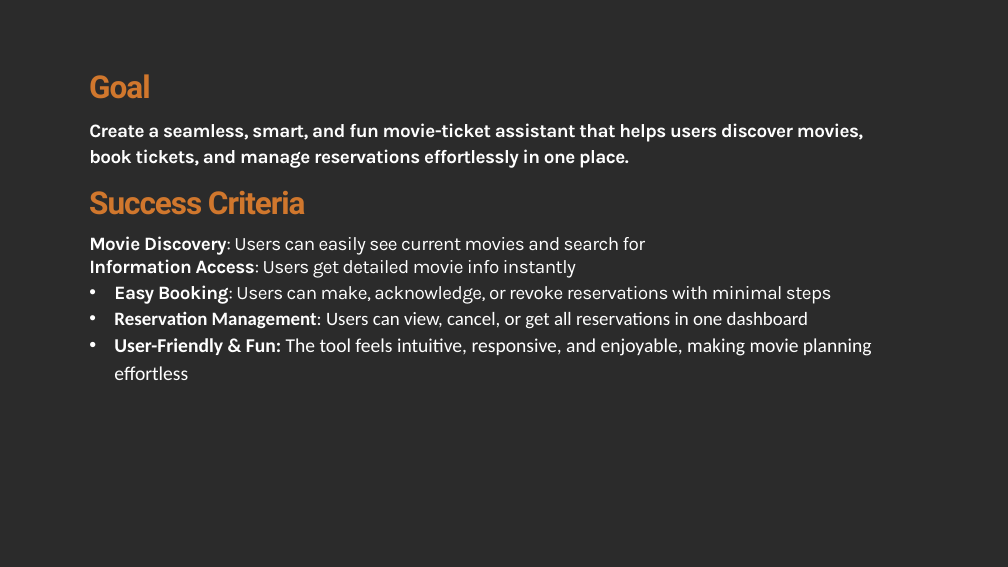
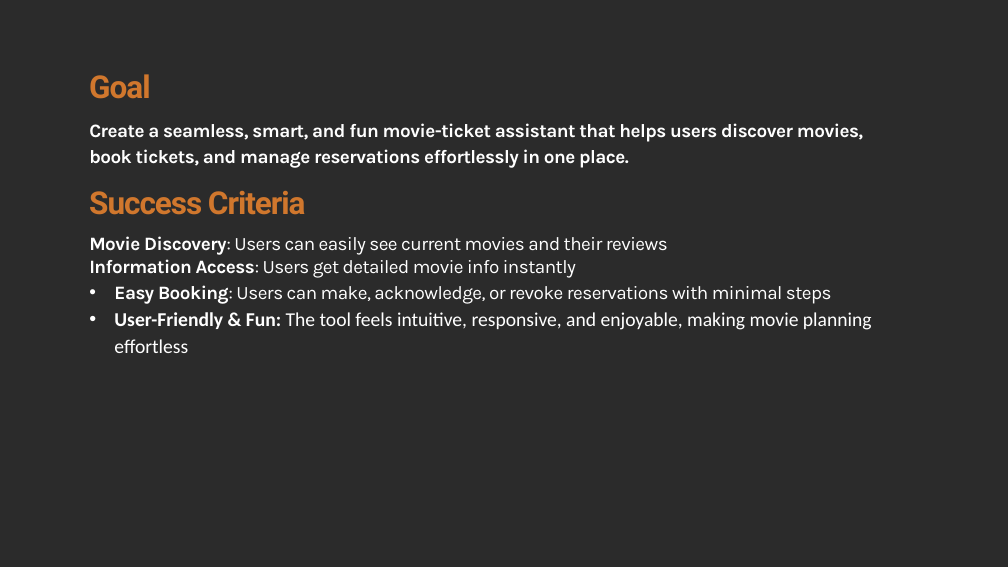
Before and after one commit to NewOrbit/Hackathon-2025, a slide deck: slide 3 of demo/demo_template 1.pptx. Drawn at 1008x567 pixels with LibreOffice and Linux fonts; fonts in the diff are those of the drawing; background and template pictures are left out; a plain dark background stands for a picture behind light text. Boxes give left, top, right and bottom in pixels: in the first picture for what was removed or moved away, otherwise in the second. Text is boxed around its words. In the diff, an @@ line names an element or a change of style, - is before the commit and + after.

Commit message:
Presentation

```diff
--- a/demo/demo_template 1.pptx
+++ b/demo/demo_template 1.pptx
@@ text at [89,236,832,304]: text changed @@
-• Movie Discovery: Users can easily see current movies and search for
-  Information Access: Users get detailed movie info instantly
-  Easy Booking: Users can make, acknowledge, or revoke reservations with minimal steps
-• Reservation Management: Users can view, cancel, or get all reservations in one dashboard
+• Movie Discovery: Users can easily see current movies and their reviews
+  Information Access: Users get detailed movie info instantly
+  Easy Booking: Users can make, acknowledge, or revoke reservations with minimal steps
```
Also in this commit, not shown: 3 other slides changed, 1 other file.
